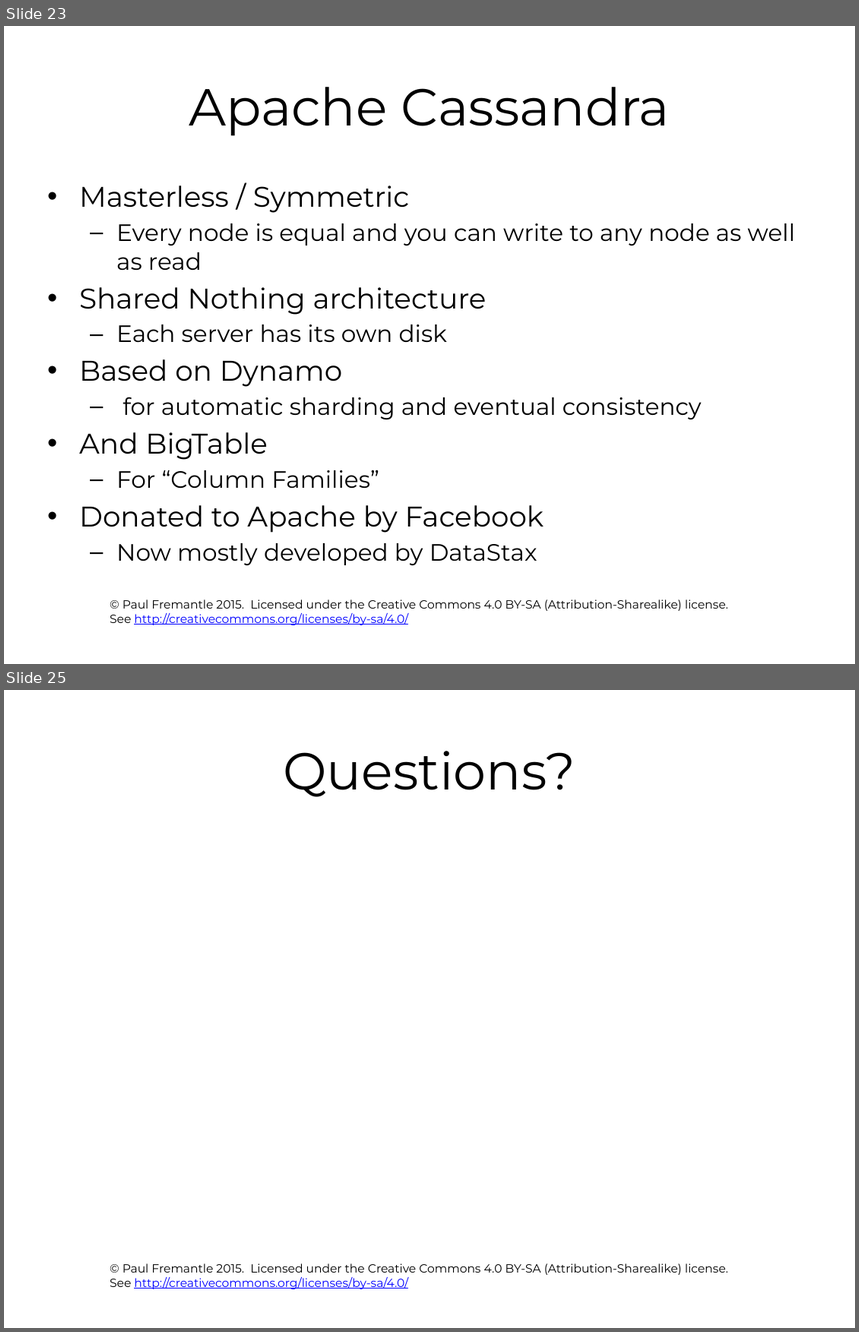
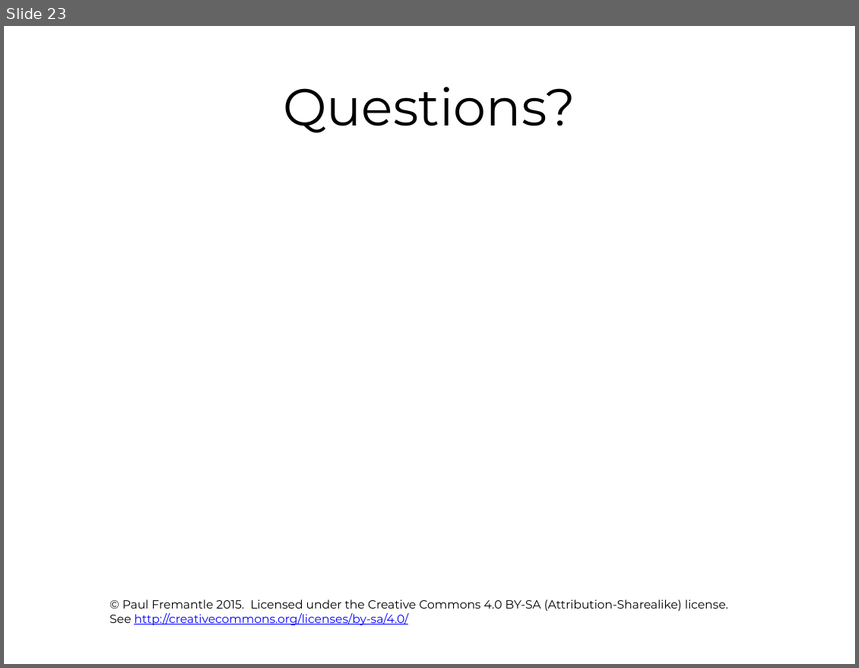
Before and after one commit to pzfreo/ox-clo, a slide deck: pres-source/08-NoSQL-databases.pptx. Shown one above the other, each under a label of ours: slides 23 and 25 before the commit, slide 23 after it; the slides between them are not shown. The pictures are 859x1332 and 859x668 pixels, drawn with LibreOffice and Linux fonts; fonts in the diff are those of the drawing; background and template pictures are left out. Boxes give left, top, right and bottom in pixels: in the first picture for what was removed or moved away, otherwise in the second. Text is boxed around its words. In the diff, an @@ line names an element or a change of style, - is before the commit and + after.

```diff
--- a/pres-source/08-NoSQL-databases.pptx
+++ b/pres-source/08-NoSQL-databases.pptx
@@ slide 23 removed at (4, 26, 855, 664), background #FFFFFF; not listed: 1 template element that a slide beside it also shows @@
@@ title removed at (189, 87, 671, 136) @@
-Apache Cassandra
@@ text removed at (79, 186, 796, 566) @@
-• Masterless / Symmetric
-  – Every node is equal and you can write to any node as well as read
-• Shared Nothing architecture
-  – Each server has its own disk
-• Based on Dynamo
-  – for automatic sharding and eventual consistency
-• And BigTable
-  – For “Column Families”
-• Donated to Apache by Facebook
-  – Now mostly developed by DataStax
@@ what was slide 25 is now slide 23 @@
```
Also in this commit, not shown: 9 other slides removed, 22 other files.
